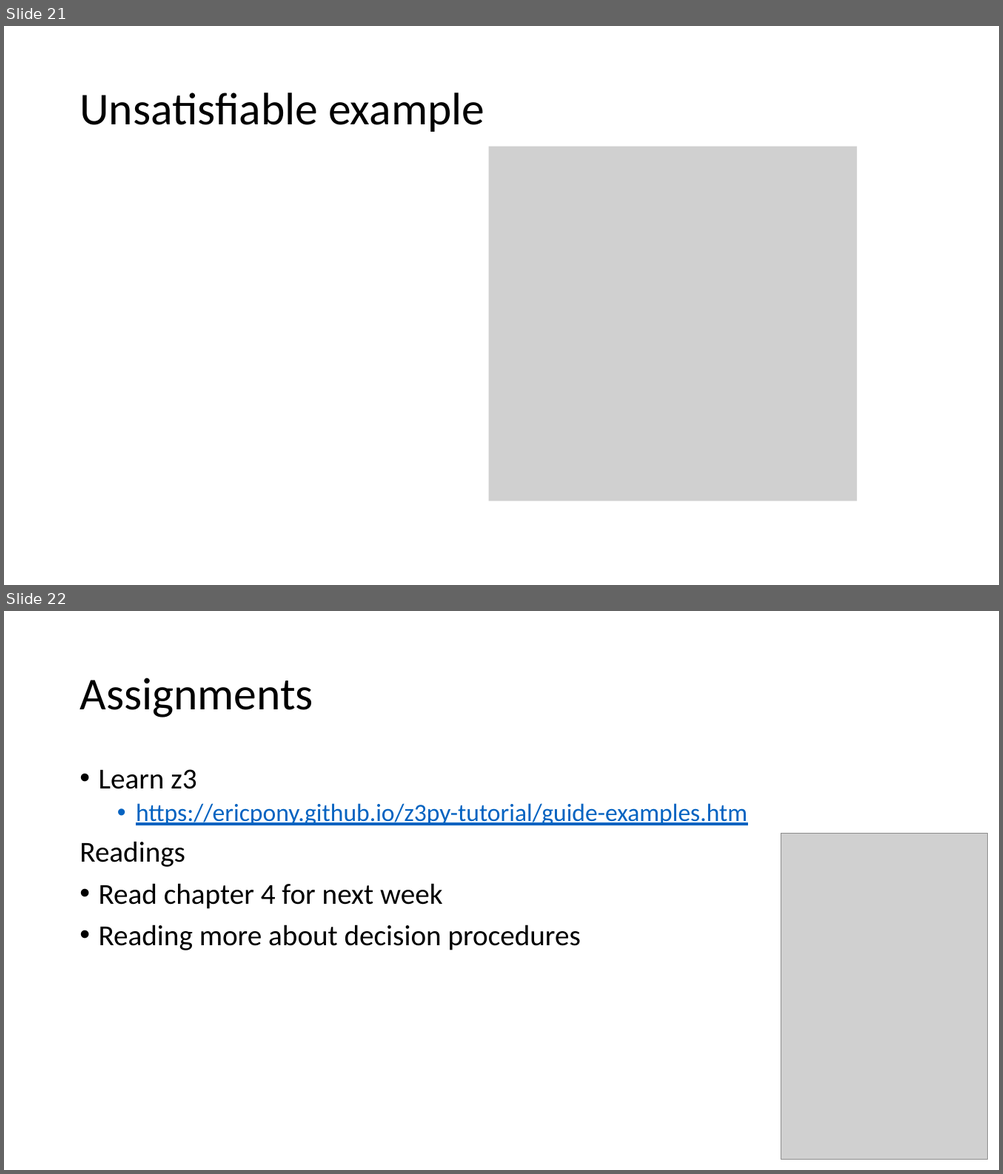
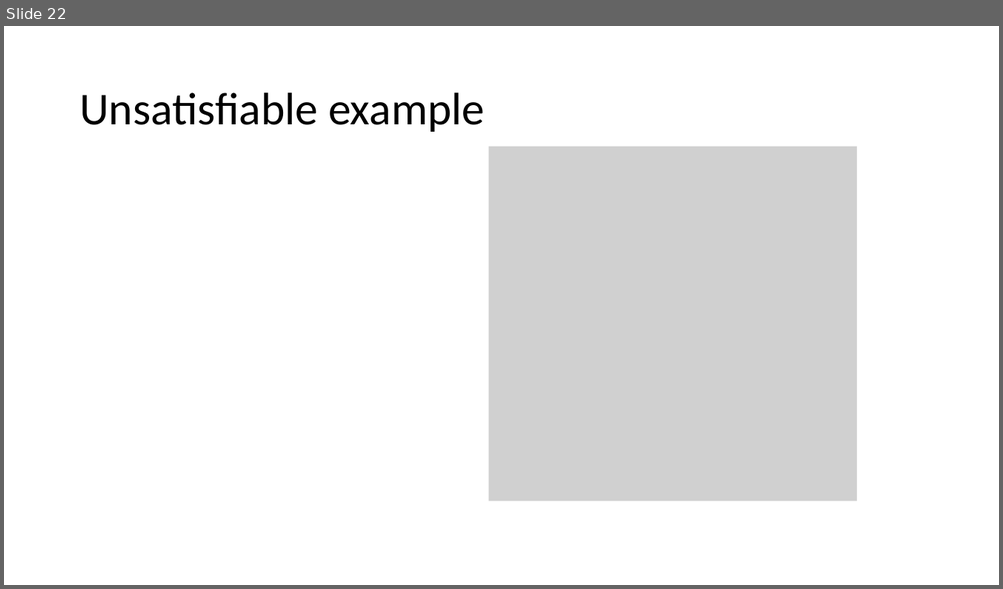
Before and after one commit to sayanmitracode/cpsbooksite, a slide deck: Slides/simplex21.pptx. Shown one above the other, each under a label of ours: slides 21 and 22 before the commit, slide 22 after it. The pictures are 1003x1174 and 1003x589 pixels, drawn with LibreOffice and Linux fonts; fonts in the diff are those of the drawing; grey boxes stand for pictures. Boxes give left, top, right and bottom in pixels: in the first picture for what was removed or moved away, otherwise in the second. Text is boxed around its words. In the diff, an @@ line names an element or a change of style, - is before the commit and + after.

```diff
--- a/Slides/simplex21.pptx
+++ b/Slides/simplex21.pptx
@@ slide 22 removed at box(4, 611, 999, 1170), background #FFFFFF @@
@@ title removed at box(79, 678, 313, 718) @@
-Assignments
@@ text removed at box(79, 769, 747, 951) @@
-• Learn z3
-  • https://ericpony.github.io/z3py-tutorial/guide-examples.htm
-Readings
-• Read chapter 4 for next week
-• Reading more about decision procedures
@@ picture removed at box(782, 833, 988, 1160) @@
@@ what was slide 21 is now slide 22 @@
```
Also in this commit, not shown: 1 slide changed, 2 slides added, 5 other files.
